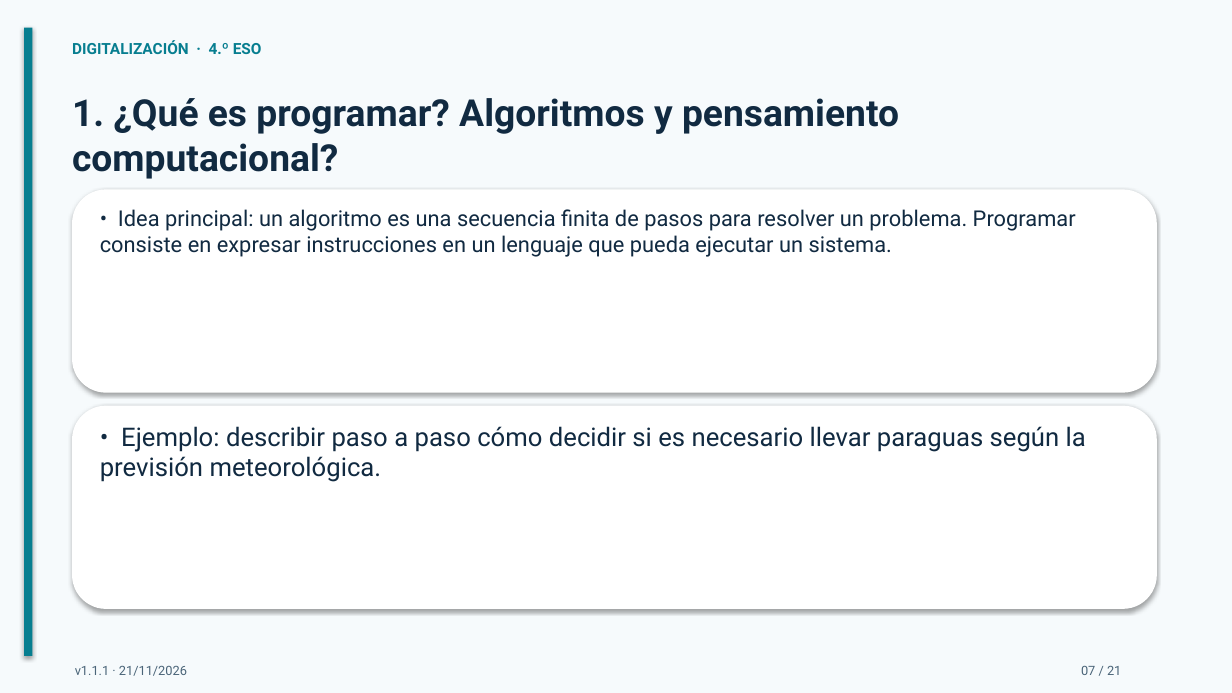
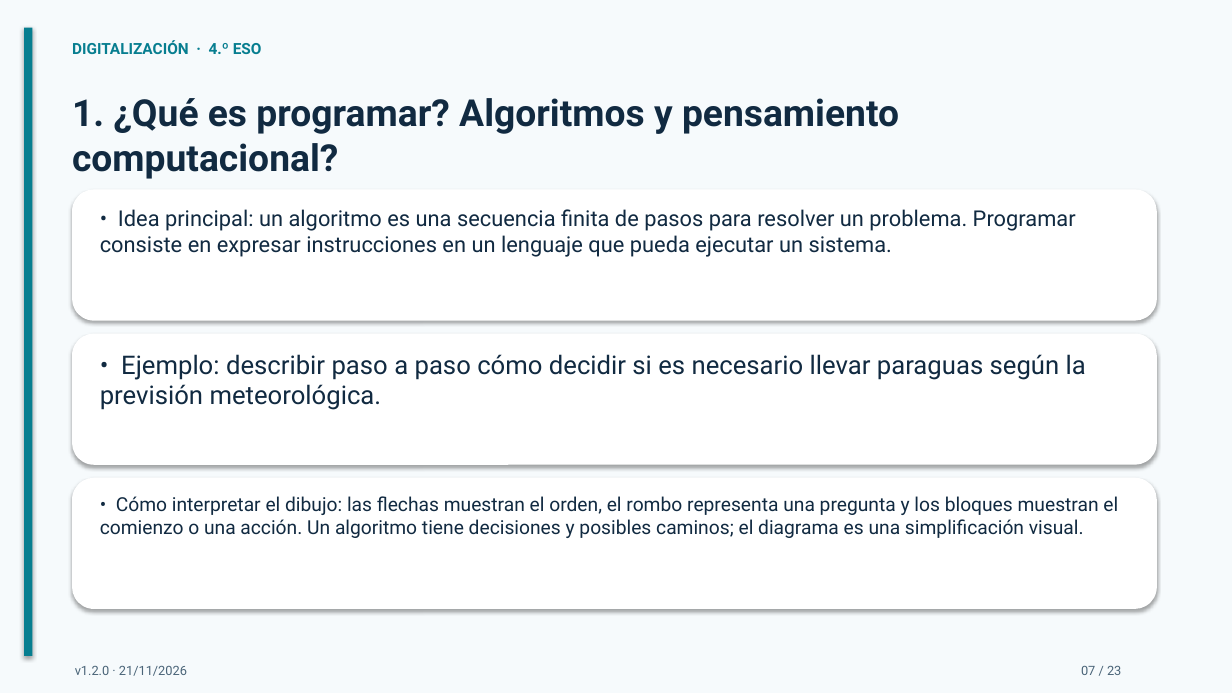
Before and after one commit to bitschips/digitaliza4, a slide deck: slide 7 of temas/tema-08-programacion-e-inteligencia-artificial/presentaciones/tema-08-programacion-e-inteligencia-artificial.pptx. Drawn at 1232x693 pixels with LibreOffice and Linux fonts; fonts in the diff are those of the drawing. Boxes give left, top, right and bottom in pixels: in the first picture for what was removed or moved away, otherwise in the second. Text is boxed around its words. In the diff, an @@ line names an element or a change of style, - is before the commit and + after.

```diff
--- a/temas/tema-08-programacion-e-inteligencia-artificial/presentaciones/tema-08-programacion-e-inteligencia-artificial.pptx
+++ b/temas/tema-08-programacion-e-inteligencia-artificial/presentaciones/tema-08-programacion-e-inteligencia-artificial.pptx
@@ rounded rectangle resized from (x1=72, y1=189, x2=1157, y2=393) to (x1=72, y1=189, x2=1157, y2=321) @@
@@ rounded rectangle resized from (x1=72, y1=406, x2=1157, y2=609) to (x1=72, y1=334, x2=1157, y2=465) @@
@@ text "• Ejemplo: describir paso a ..." moved from (x1=100, y1=426, x2=1086, y2=482) to (x1=100, y1=354, x2=1086, y2=410) @@
@@ rounded rectangle added at (x1=72, y1=478, x2=1157, y2=609), fill #FFFFFF @@
@@ text added at (x1=100, y1=496, x2=1118, y2=538), 15 pt, text #112A41 @@
+• Cómo interpretar el dibujo: las flechas muestran el orden, el rombo representa una pregunta y los bloques muestran el comienzo o una acción. Un algoritmo tiene decisiones y posibles caminos; el diagrama es una simplificación visual.
@@ text at (x1=75, y1=666, x2=187, y2=676): text changed @@
-v1.1.1 · 21/11/2026
+v1.2.0 · 21/11/2026
@@ text at (x1=1081, y1=666, x2=1121, y2=675): text changed @@
-07 / 21
+07 / 23
```
Also in this commit, not shown: 20 other slides changed, 2 slides added, 5 other files.
